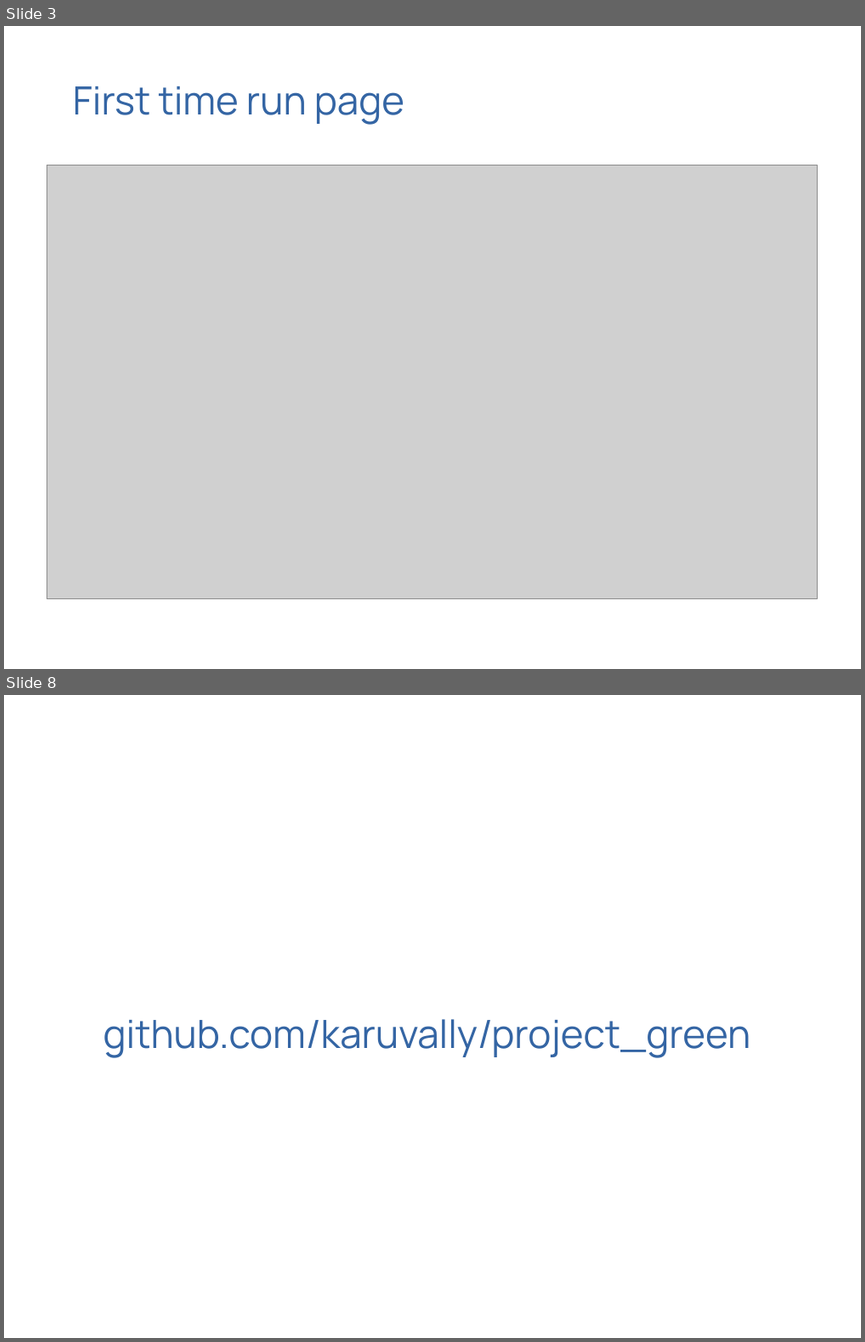
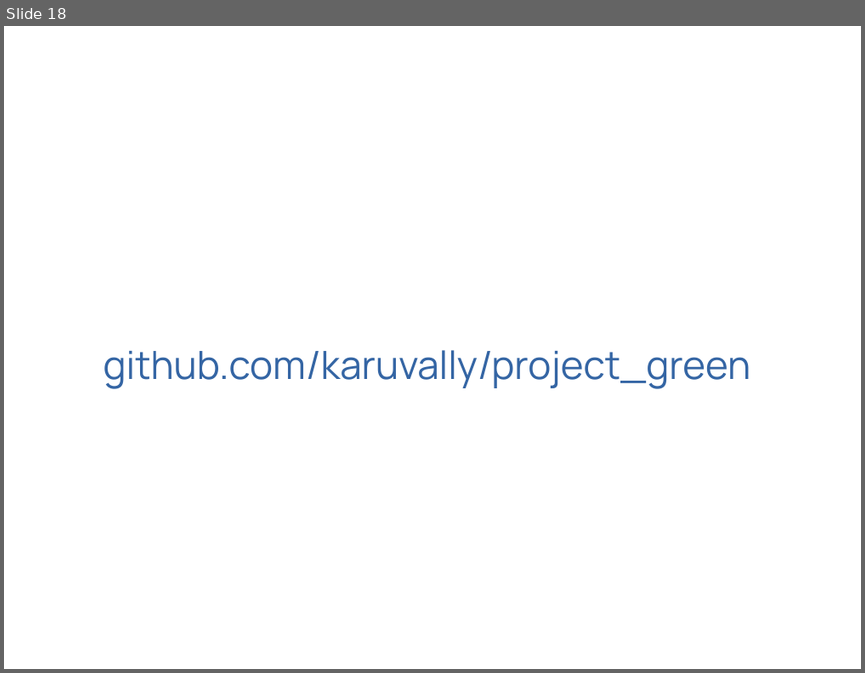
Before and after one commit to karuvally/project_green, a slide deck: docs/phase_ii/slides/review_iii.odp. Shown one above the other, each under a label of ours: slides 3 and 8 before the commit, slide 18 after it; the slides between them are not shown. The pictures are 865x1342 and 865x673 pixels, drawn with LibreOffice and Linux fonts; fonts in the diff are those of the drawing; grey boxes stand for pictures. Boxes give left, top, right and bottom in pixels: in the first picture for what was removed or moved away, otherwise in the second. Text is boxed around its words. In the diff, an @@ line names an element or a change of style, - is before the commit and + after.

```diff
--- a/docs/phase_ii/slides/review_iii.odp
+++ b/docs/phase_ii/slides/review_iii.odp
@@ slide 3 removed at (4,26,861,669), background #FFFFFF @@
@@ text removed at (73,86,404,124) @@
-First time run page
@@ picture removed at (46,165,817,598) @@
@@ what was slide 8 is now slide 18 @@
```
Also in this commit, not shown: 17 slides added, 6 other slides removed, 1 other file.
